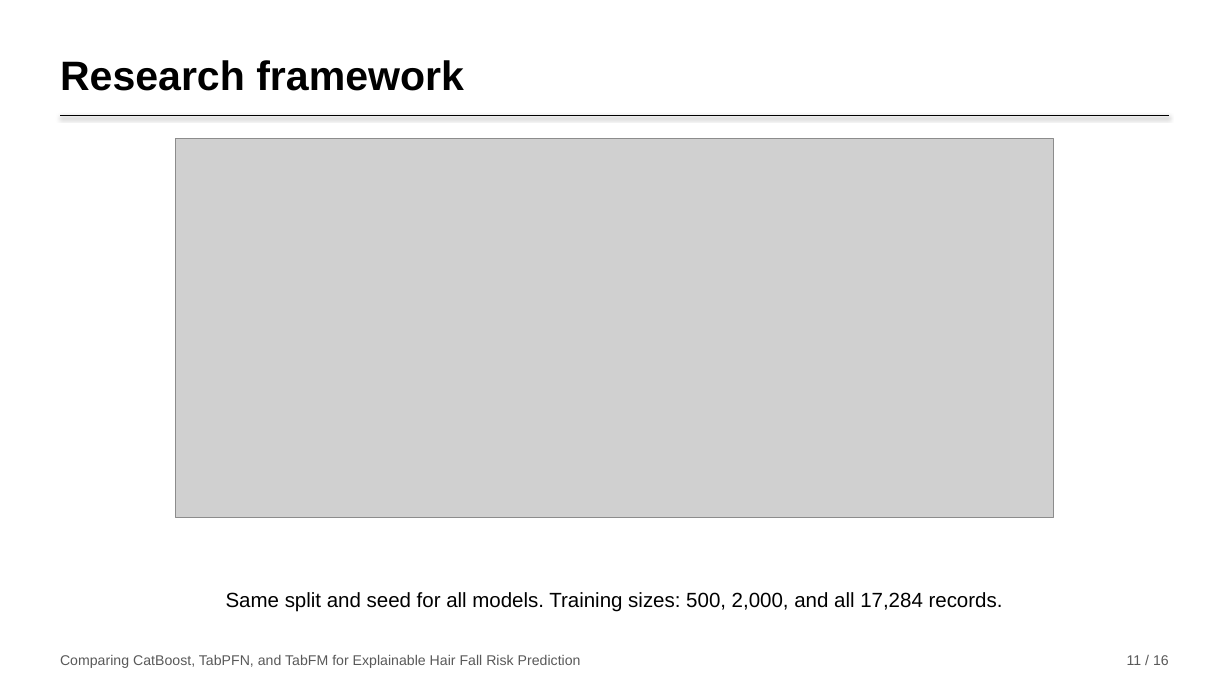
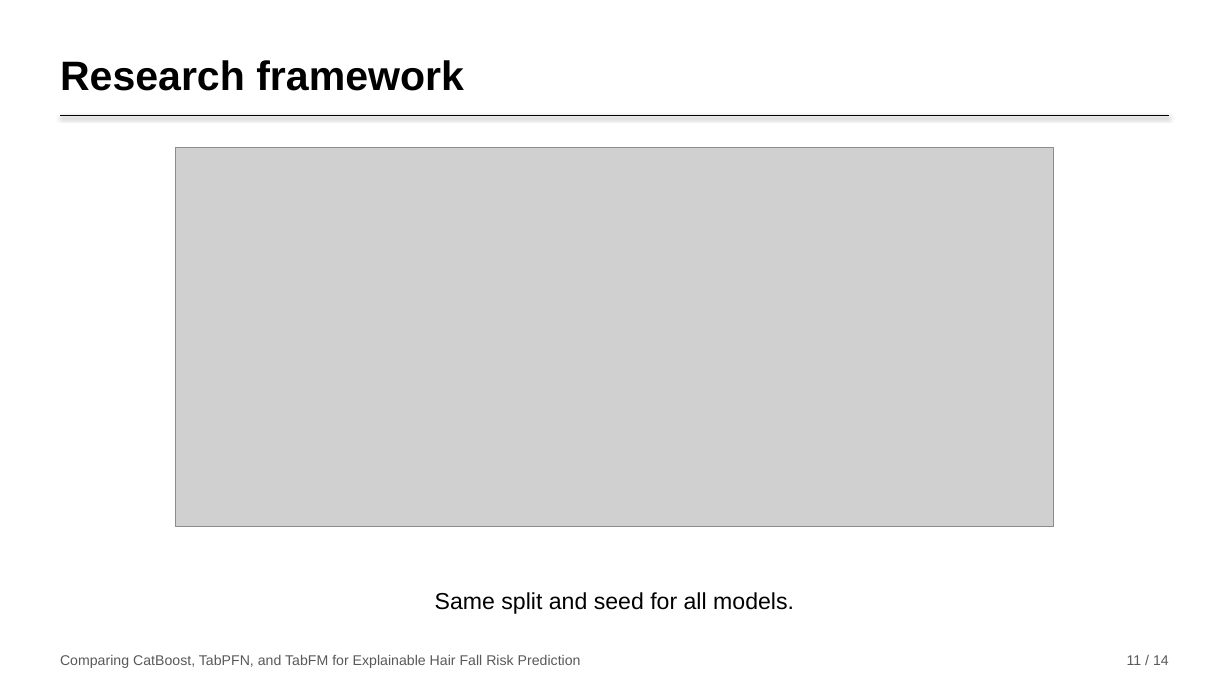
Before and after one commit to nirajanS1211/Hairfall-Thesis, a slide deck: slide 11 of Thesis_Final/Presentation/Hairfall_Presentation.pptx. Drawn at 1232x693 pixels with LibreOffice and Linux fonts; fonts in the diff are those of the drawing; grey boxes stand for pictures. Boxes give left, top, right and bottom in pixels: in the first picture for what was removed or moved away, otherwise in the second. Text is boxed around its words. In the diff, an @@ line names an element or a change of style, - is before the commit and + after.

```diff
--- a/Thesis_Final/Presentation/Hairfall_Presentation.pptx
+++ b/Thesis_Final/Presentation/Hairfall_Presentation.pptx
@@ picture: place and size @@
-picture at bbox=[176, 139, 1054, 518]
+picture at bbox=[176, 148, 1054, 527]
@@ text at bbox=[435, 592, 794, 614]: text changed; size 16 to 18 pt @@
-Same split and seed for all models. Training sizes: 500, 2,000, and all 17,284 records.
+Same split and seed for all models.
@@ text at bbox=[1127, 655, 1169, 665]: text changed @@
-11 / 16
+11 / 14
```
Also in this commit, not shown: 12 other slides changed, 2 slides removed, 2 other files.
